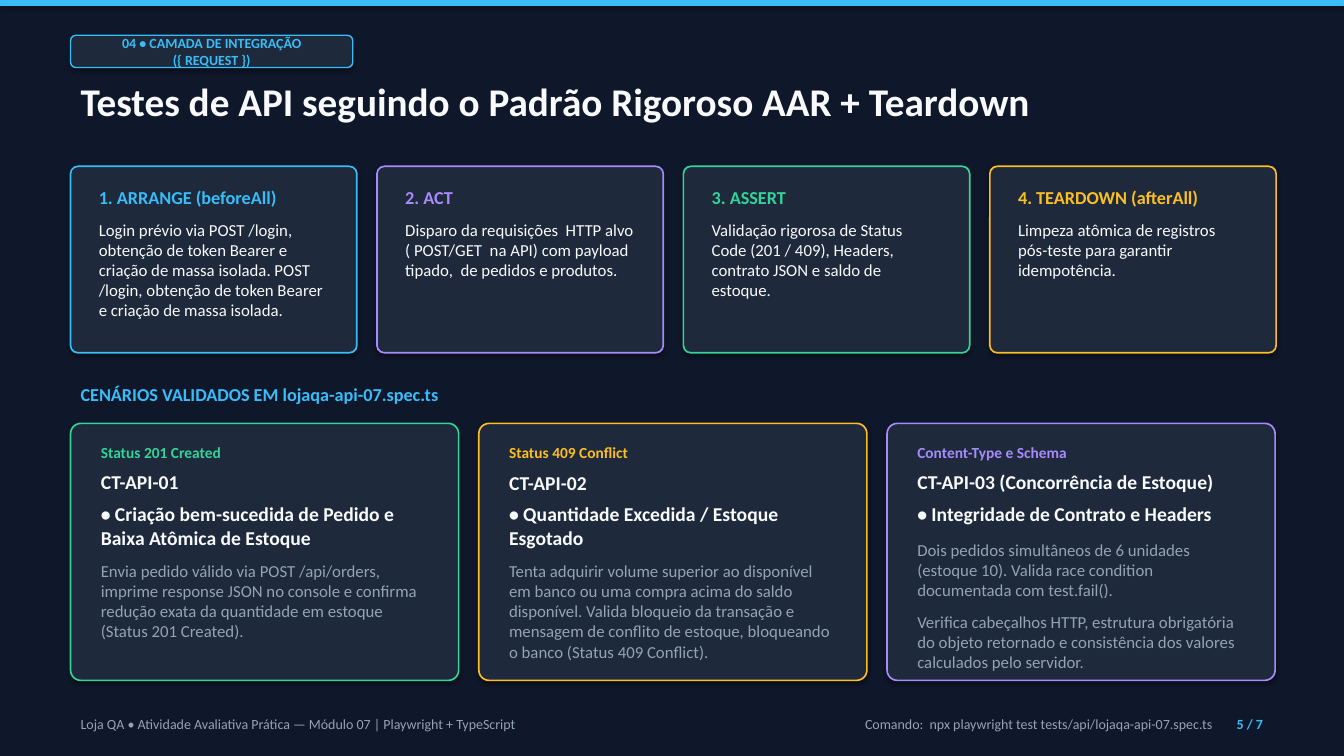
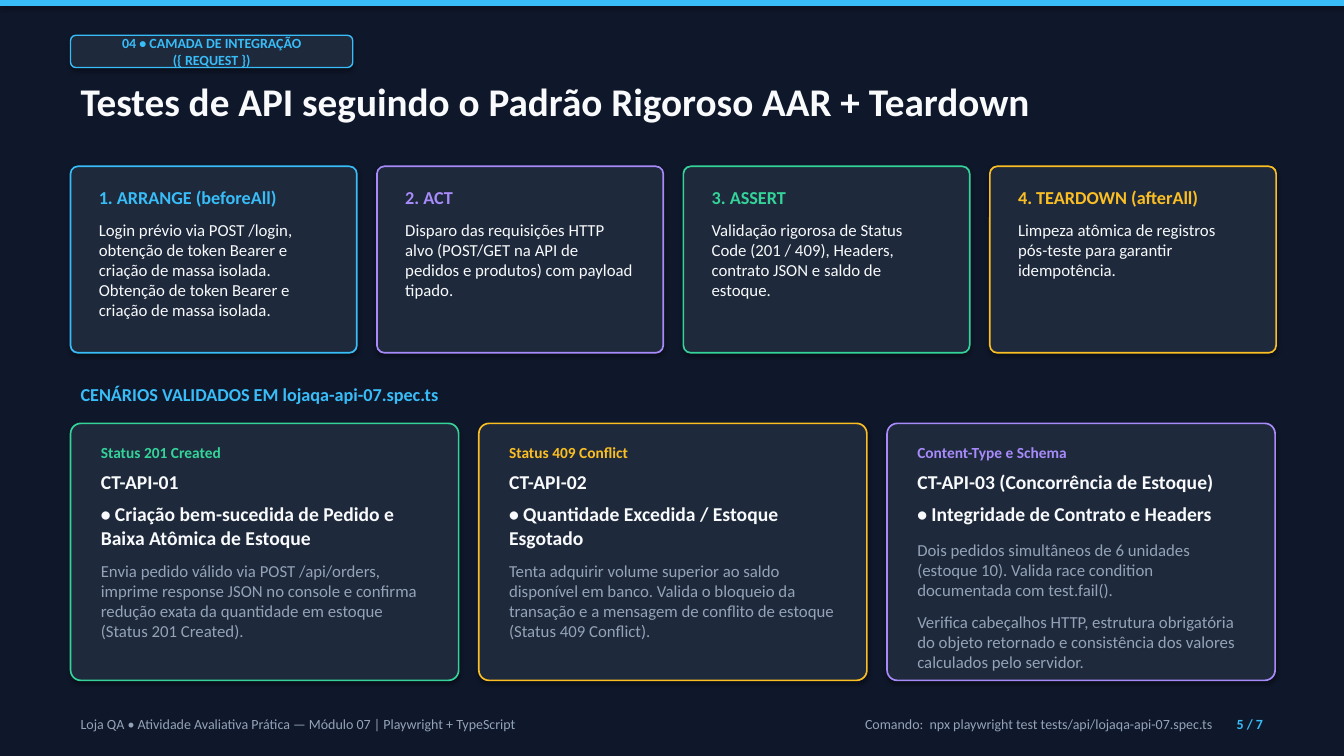
Before and after one commit to marcoscezar19/lojaqa-automacao-banca, a slide deck: slide 5 of presentation/Apresentação.pptx. Drawn at 1344x756 pixels with LibreOffice and Linux fonts; fonts in the diff are those of the drawing. Boxes give left, top, right and bottom in pixels: in the first picture for what was removed or moved away, otherwise in the second. Text is boxed around its words. In the diff, an @@ line names an element or a change of style, - is before the commit and + after.

```diff
--- a/presentation/Apresentação.pptx
+++ b/presentation/Apresentação.pptx
@@ text at box(99, 224, 292, 319): text changed @@
-Login prévio via POST /login, obtenção de token Bearer e criação de massa isolada. POST /login, obtenção de token Bearer e criação de massa isolada.
+Login prévio via POST /login, obtenção de token Bearer e criação de massa isolada. Obtenção de token Bearer e criação de massa isolada.
@@ text at box(405, 224, 633, 299): text changed @@
-Disparo da requisições HTTP alvo ( POST/GET na API) com payload tipado, de pedidos e produtos.
+Disparo das requisições HTTP alvo (POST/GET na API de pedidos e produtos) com payload tipado.
@@ text at box(509, 565, 834, 639): text changed @@
-Tenta adquirir volume superior ao disponível em banco ou uma compra acima do saldo disponível. Valida bloqueio da transação e mensagem de conflito de estoque, bloqueando o banco (Status 409 Conflict).
+Tenta adquirir volume superior ao saldo disponível em banco. Valida o bloqueio da transação e a mensagem de conflito de estoque (Status 409 Conflict).
```
Also in this commit, not shown: 1 other slide changed.
